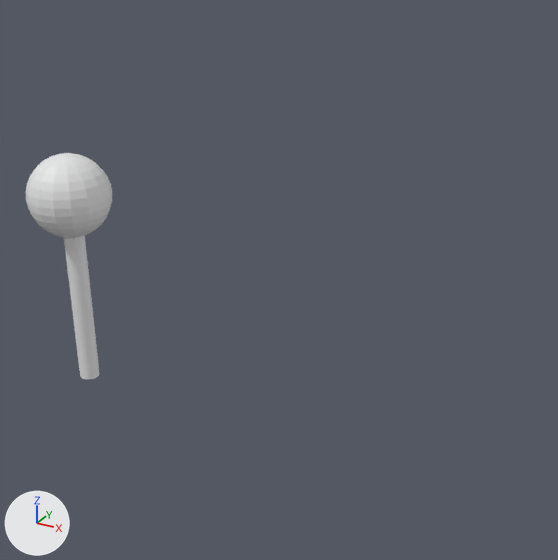
A saved change to the Blender file dae/land-set-one/land-set-1a.blend.
The view is the same before and after, from a 50 mm camera at (6.44, -6.54, 4.23) aimed at (2.8, 0.06, 0.92). The axes (+X, +Y, +Z) are drawn at lower left. The lights are the same throughout.

Names of what the first picture shows: 'tree-1'.
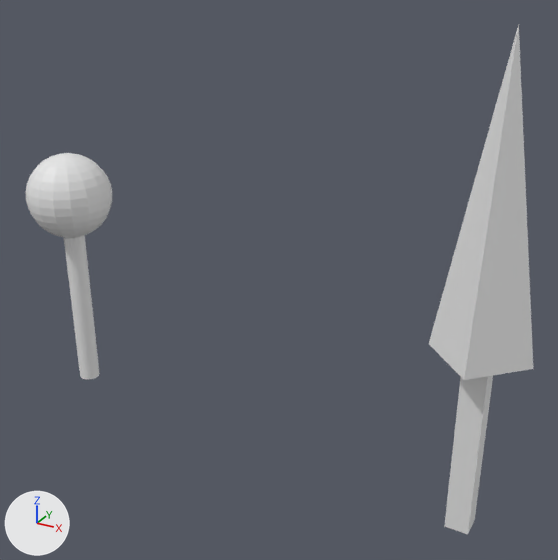
The newer file is also turned or shifted as a whole; pictures and numbers use the older file's frame.

Changed parts and their boxes [x1, y1, x2, y2] in the pictures (558 x 560 px):
'tree-2', added: after [429, 24, 533, 534]

Diff of the bpy script that builds the scene:
```diff
--- a/dae/land-set-one/land-set-1a.blend.py
+++ b/dae/land-set-one/land-set-1a.blend.py
@@ me_tree2_geo @@
+me_tree2_geo.from_pydata(...)  # 21 vertices, 26 faces; spans x -0.5..0.5, y -0.5..0.5, z -2.31..2.69
@@ ob_tree_2 @@
+ob_tree_2 = bpy.data.objects.new('tree-2', me_tree2_geo)
+ob_tree_2.location = (5.0, 0.0, 0.94)
```
